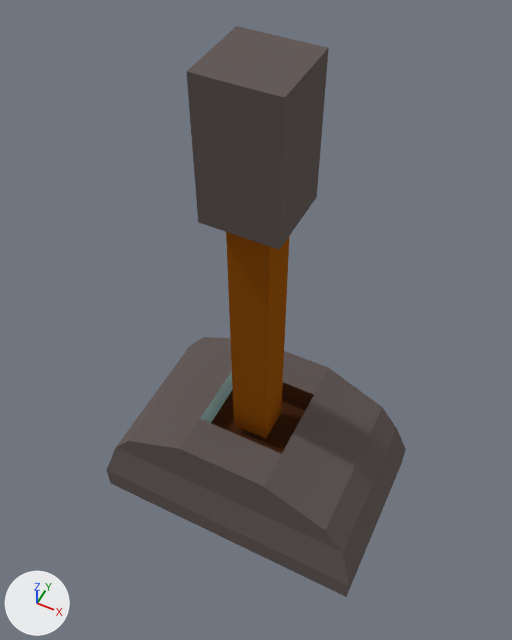
One commit to the Blender file ExternalAssets/Blender/Switch01.blend: the scene before it, then after it.
Before and after are seen from a 50 mm camera at (0.319, -0.645, 1.263) aimed at (-0.007, 0.007, 0.448). Every picture has the same lights, and +X, +Y and +Z are marked at lower left.
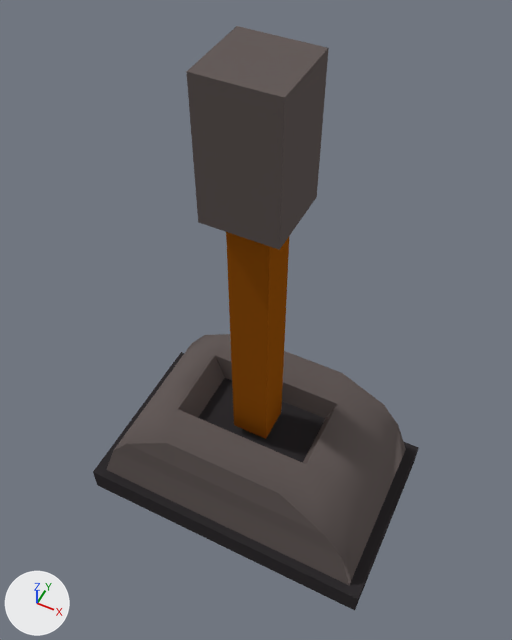
Boxes [x1, y1, x2, y2] around the edits, measured in the pictures (512 x 640 px):
'Cube', reshaped (9% wider, 6% taller): before [107, 337, 406, 597]; after [93, 334, 419, 610]
part 1 of me_cube_001, built on: before [107, 441, 405, 597]; after [93, 352, 419, 610]
part 2 of me_cube_001, surface changed: before [200, 371, 314, 454]; after [178, 356, 337, 464]
part 3 of me_cube_001, shading changed: before [116, 337, 406, 585]; after [113, 334, 406, 585]

What changed in the scene script:
```text
Change me_cube_001:
    used by ob_cube; location = (0.0, 0.0, 0.0)
    remove me_cube_001.from_pydata(...)  # 56 vertices, 54 faces; spans x -0.25..0.25, y -0.15..0.15, z 0.0..0.231
    add me_cube_001.from_pydata(...)  # 92 vertices, 90 faces; spans x -0.27..0.272, y -0.166..0.166, z 0.0..0.231
    me_cube_001 part 1
    10 faces are deleted
    5 vertices in x -0.078, y -0.135..0.135, z 0.173..0.231 move by (-0.027, 0.0, 0.0)
    5 vertices in x 0.078, y -0.135..0.135, z 0.173..0.231 move by (0.027, 0.0, 0.0)
    3 vertices in x -0.078, y -0.068..0.068, z 0.231 move by (-0.045, 0.0, 0.0)
    3 vertices in x 0.078, y -0.068..0.068, z 0.231 move by (0.045, 0.0, 0.0)
    8 vertices move from x -0.225..0.225, y -0.135..0.135, z 0.13..0.177 to x -0.225..0.225, y -0.144..0.144, z 0.13..0.177
    10 new vertices lie (0.022, 0.0, 0.0) away from vertices in x 0.25, y -0.15..0.15, z 0.0..0.052
    10 new vertices lie (-0.02, 0.0, 0.0) away from vertices in x -0.25, y -0.15..0.15, z 0.0..0.052
    8 new vertices lie (0.0, 0.016, 0.0) away from vertices in x -0.27..0.272, y 0.15, z 0.0..0.052
    8 new vertices lie (0.0, -0.016, 0.0) away from vertices in x -0.27..0.272, y -0.15, z 0.0..0.052
    46 new faces join them
    me_cube_001 part 2: 12 kept faces spanning x -0.25..0.25, y -0.15..0.15, z 0.0..0.231 get new texture (UV) coordinates
    me_cube_001 part 3: 26 kept faces spanning x -0.25..0.25, y -0.15..0.15, z 0.052..0.231 are now shaded smooth
```
